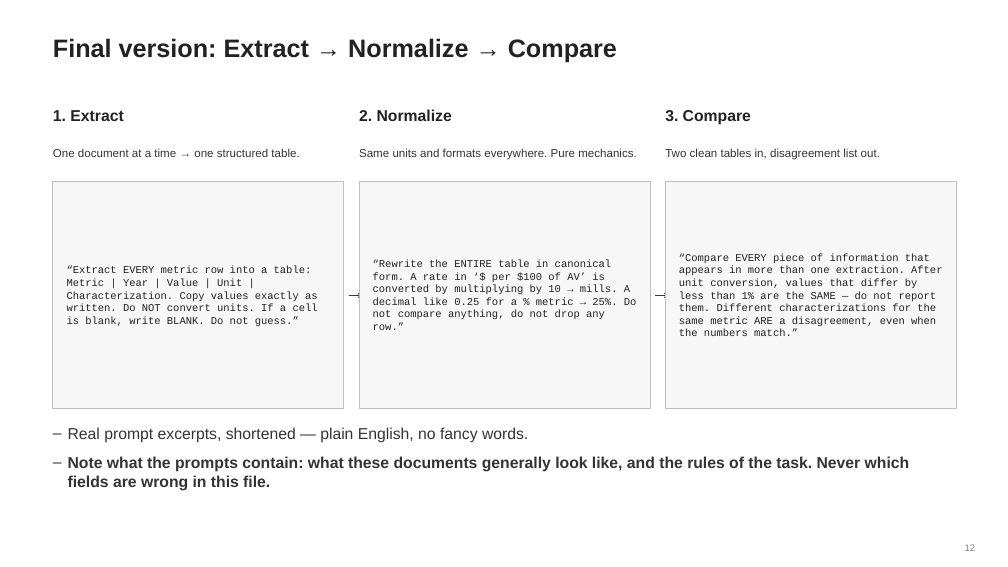
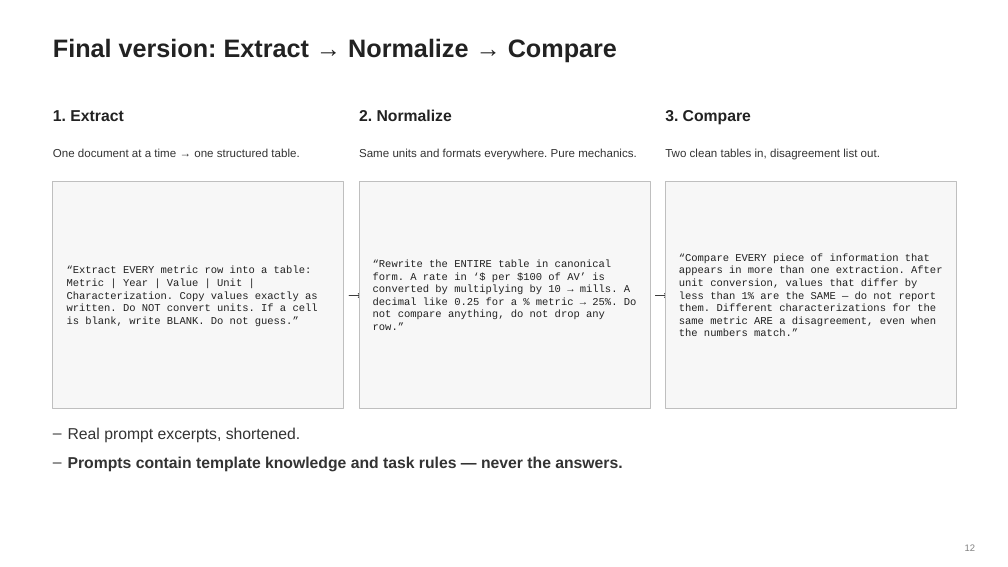
Before and after one commit to ld2955/SelfProject, a slide deck: slide 12 of AI_Summer_League_Demo_plain.pptx. Drawn at 1008x567 pixels with LibreOffice and Linux fonts; fonts in the diff are those of the drawing. Boxes give left, top, right and bottom in pixels: in the first picture for what was removed or moved away, otherwise in the second. Text is boxed around its words. In the diff, an @@ line names an element or a change of style, - is before the commit and + after.

```diff
--- a/AI_Summer_League_Demo_plain.pptx
+++ b/AI_Summer_League_Demo_plain.pptx
@@ text at bbox=[68, 427, 622, 472]: text changed @@
-– Real prompt excerpts, shortened — plain English, no fancy words.
-– Note what the prompts contain: what these documents generally look like, and the rules of the task. Never which fields are wrong in this file.
+– Real prompt excerpts, shortened.
+– Prompts contain template knowledge and task rules — never the answers.
```
Also in this commit, not shown: 14 other slides changed.
